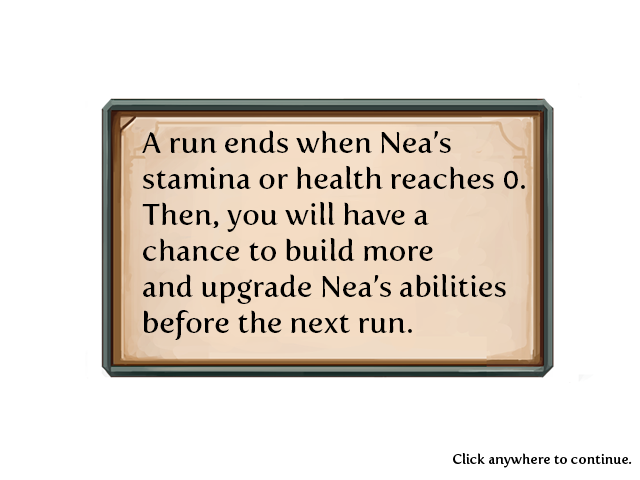
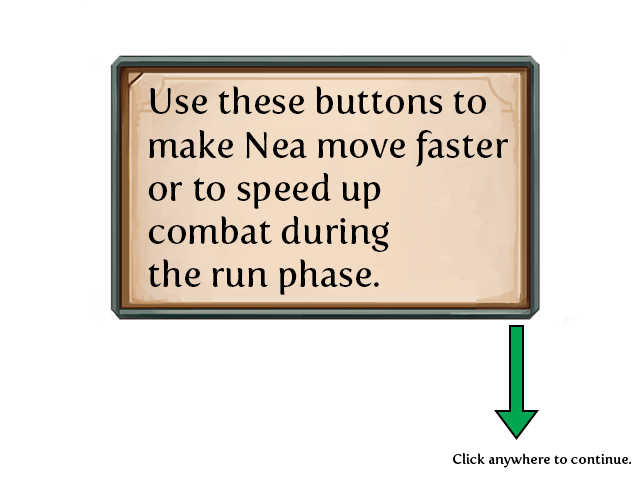
Layer changes from the first 640x480 image to the second:
added layer "Fast Arrow" above "Use these buttons to make Nea move faster or to speed up comb" over [494, 325, 539, 440]
added layer "Use these buttons to make Nea move faster or to speed up comb" above "Fast Box" over [148, 86, 508, 295]
added layer "Fast Box" above "Damage" over [96, 41, 577, 325]
hid "A run ends when Nea’s stamina or health reaches 0. Then, you wi" over [142, 130, 525, 340]
hid "Stamina Box" over [86, 41, 593, 383]
